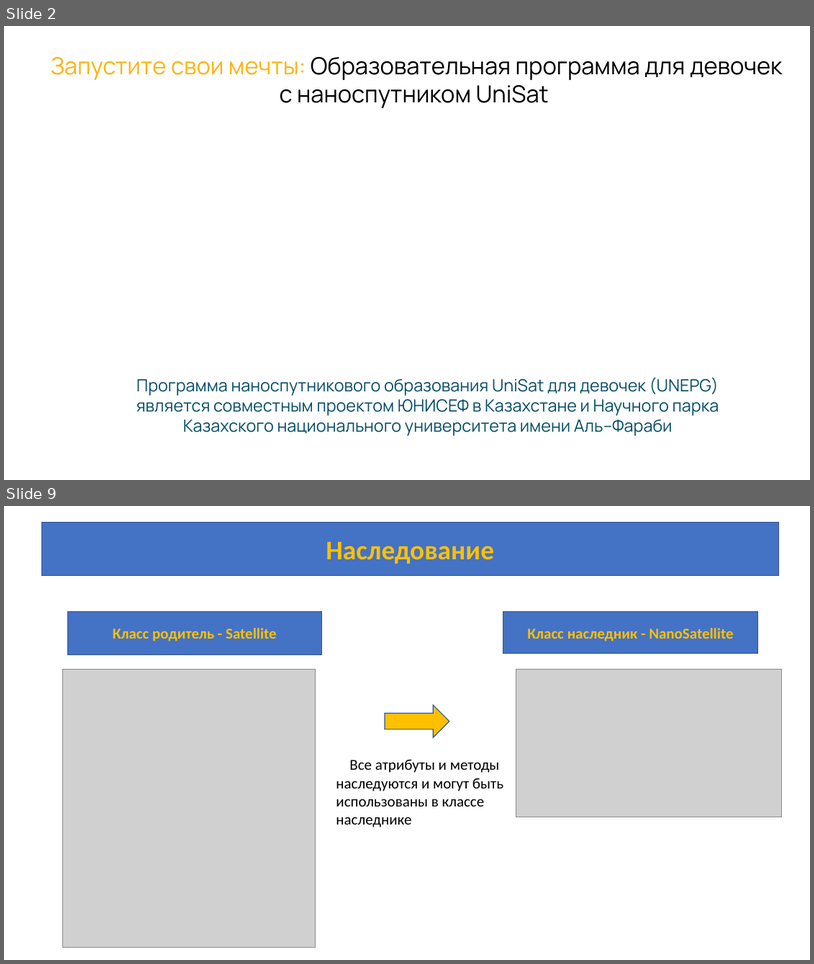
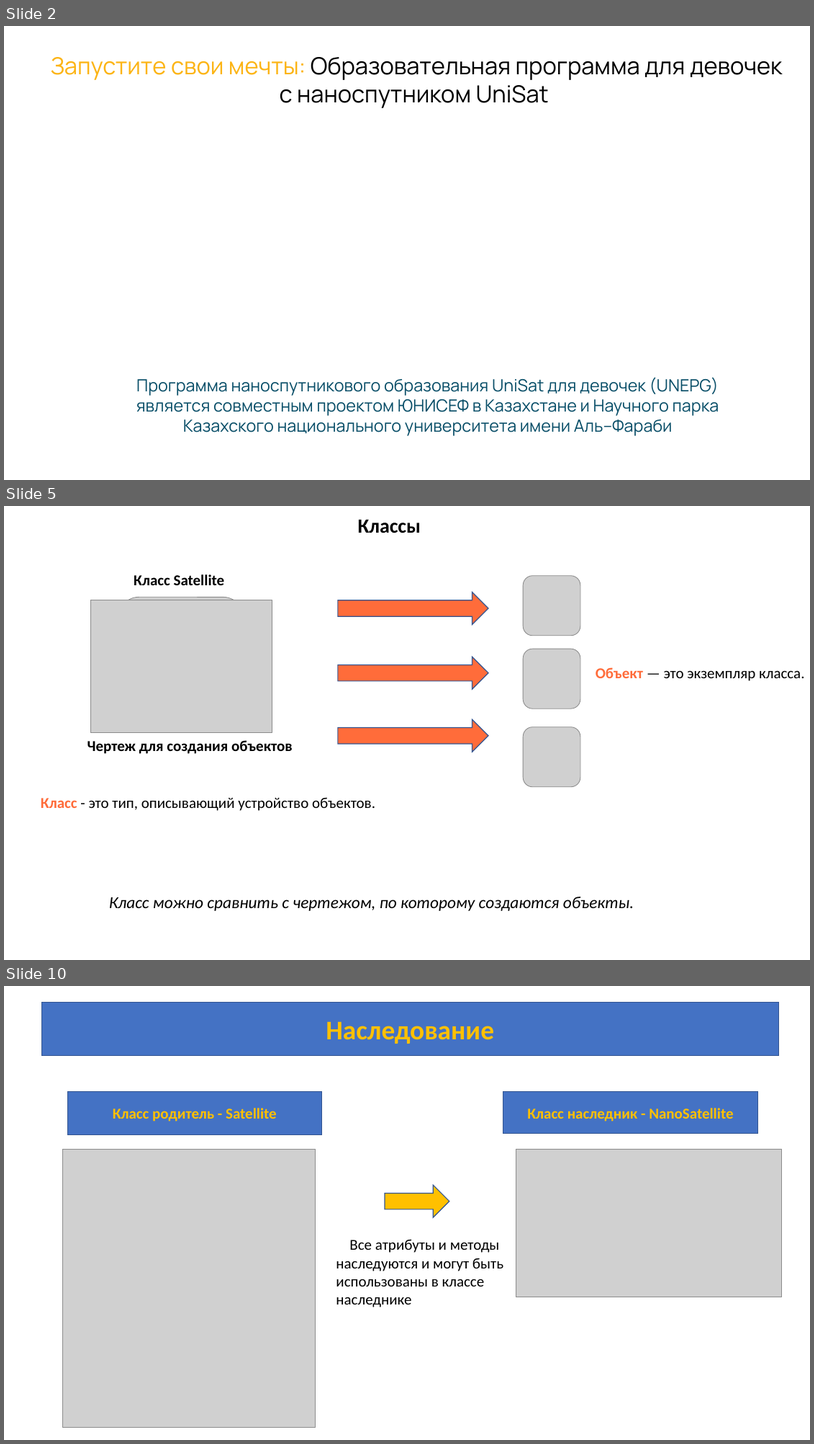
Before and after one commit to azamat7087/python_lessons_ver.2, a slide deck: lesson 7/Lesson_7.pptx. Shown one above the other, each under a label of ours: slides 2 and 9 before the commit, slides 2, 5 and 10 after it; the slides between them are not shown. The pictures are 814x964 and 814x1444 pixels, drawn with LibreOffice and Linux fonts; fonts in the diff are those of the drawing; grey boxes stand for pictures; background and template pictures are left out. Boxes give left, top, right and bottom in pixels: in the first picture for what was removed or moved away, otherwise in the second. Text is boxed around its words. In the diff, an @@ line names an element or a change of style, - is before the commit and + after.

```diff
--- a/lesson 7/Lesson_7.pptx
+++ b/lesson 7/Lesson_7.pptx
@@ slide 5 added at <box>4,506,810,960</box>, background #FFFFFF @@
@@ text added at <box>358,520,421,533</box>, 24 pt, text #000000, bold @@
+Классы
@@ text added at <box>134,574,225,585</box>, 18 pt, text #000000, bold @@
+Класс Satellite
@@ picture added at <box>91,600,272,732</box> @@
@@ picture added at <box>118,597,244,727</box> @@
@@ text added at <box>596,667,805,681</box>, 18 pt, text #000000 @@
+Объект — это экземпляр класса.
@@ text added at <box>88,740,293,754</box>, 18 pt, text #000000, bold @@
+Чертеж для создания объектов
@@ group added at <box>338,576,581,787</box>: 3 right arrows, 3 pictures @@
@@ text added at <box>41,797,376,811</box>, 18 pt, text #000000 @@
+Класс - это тип, описывающий устройство объектов.
@@ text added at <box>109,896,634,911</box>, 20 pt, text #000000, italic @@
+Класс можно сравнить с чертежом, по которому создаются объекты.
@@ what was slide 9 is now slide 10 @@
```
Also in this commit, not shown: 1 slide changed, 6 other slides added.
